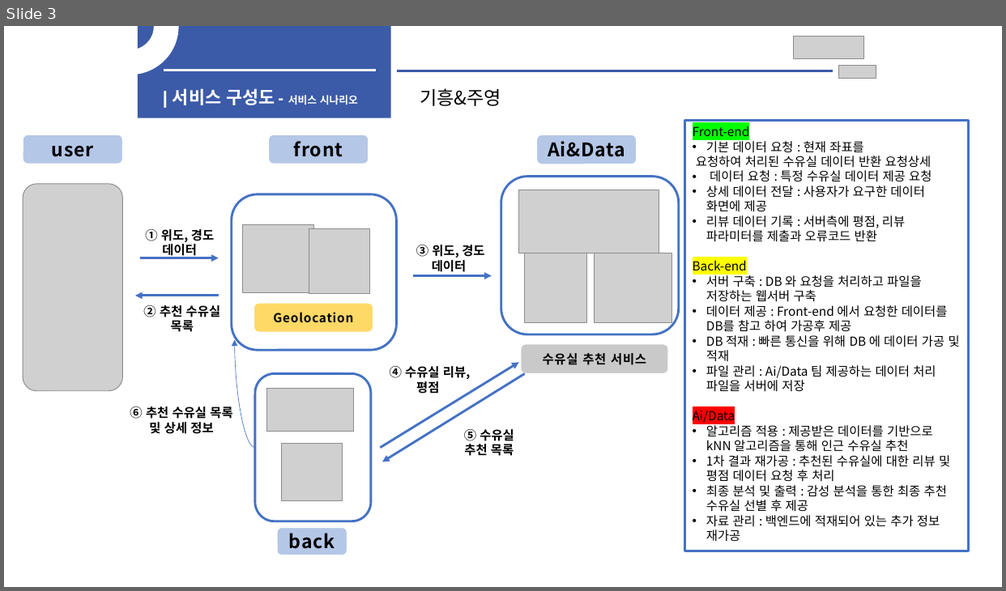
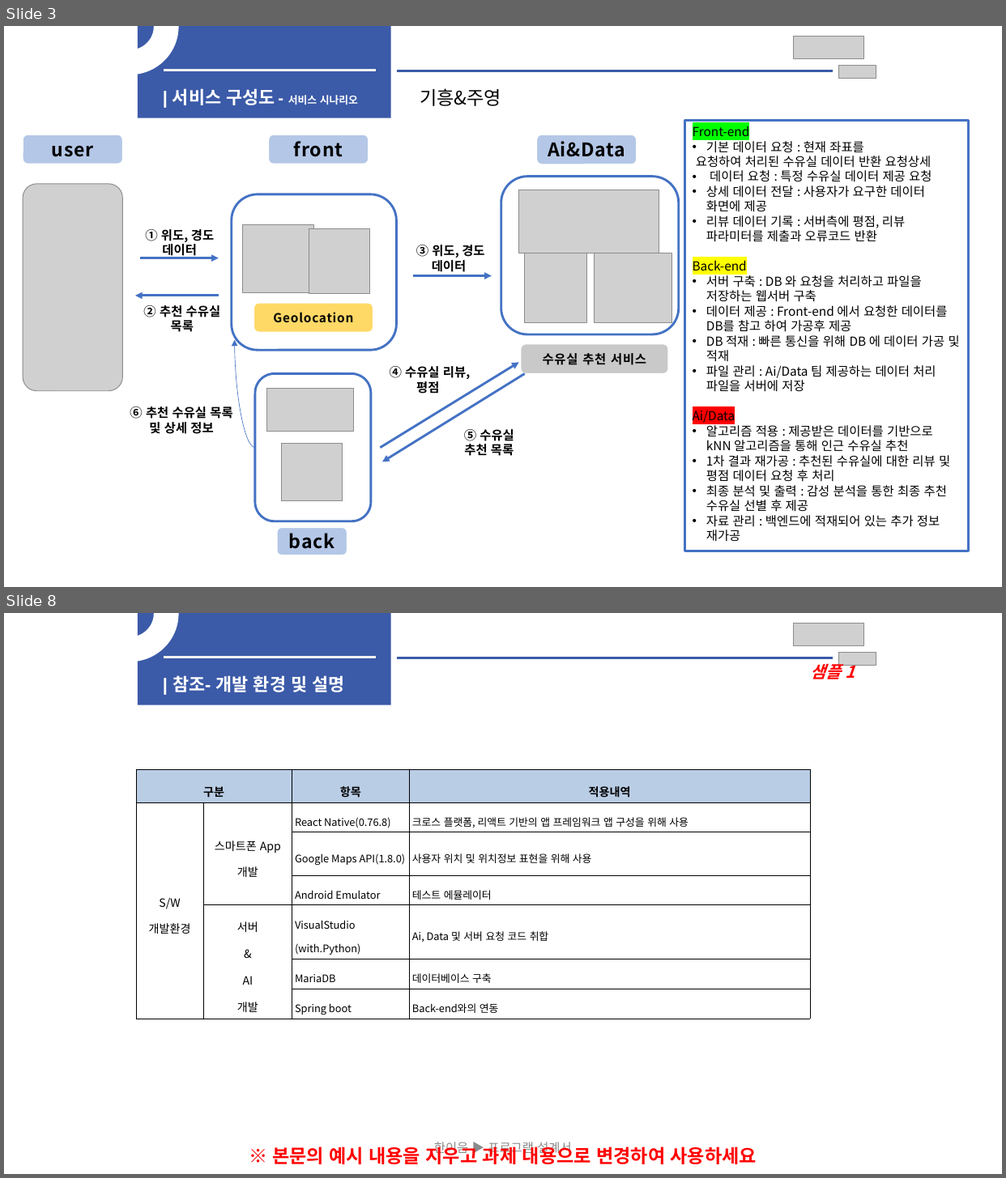
Before and after one commit to KimGiheung/-Headington, a slide deck: Document/Giheng-제작설계서.pptx. Shown one above the other, each under a label of ours: slide 3 before the commit, slides 3 and 8 after it; the slides between them are not shown. The pictures are 1006x591 and 1006x1178 pixels, drawn with LibreOffice and Linux fonts; fonts in the diff are those of the drawing; grey boxes stand for pictures. Boxes give left, top, right and bottom in pixels: in the first picture for what was removed or moved away, otherwise in the second. Text is boxed around its words. In the diff, an @@ line names an element or a change of style, - is before the commit and + after.

```diff
--- a/Document/Giheng-제작설계서.pptx
+++ b/Document/Giheng-제작설계서.pptx
@@ slide 8 added at box(4, 613, 1002, 1174), background #FFFFFF @@
@@ arch (boxed as its full ring) added at box(81, 613, 177, 662), fill #FFFFFF, outline #FFFFFF 1 pt @@
@@ rectangle added at box(138, 613, 391, 705), fill #3B5AA8 @@
@@ picture added at box(793, 624, 864, 647) @@
@@ line added from (164, 658) to (376, 658), #F2F2F2 2.25 pt @@
@@ line added from (397, 658) to (833, 658), #3B5AA8 2.25 pt @@
@@ text added at box(810, 660, 855, 682), 16 pt, text #FF0000, bold, italic @@
+샘플 1
@@ picture added at box(839, 652, 876, 665) @@
@@ text added at box(172, 675, 344, 692), 17 pt, text #FFFFFF, bold @@
+| 참조- 개발 환경 및 설명
@@ table added at box(136, 770, 809, 1019), 7 rows, 4 columns @@
+구분 |  | 항목 | 적용내역
+S/W / 개발환경 | 스마트폰 App / 개발 | React Native(0.76.8) | 크로스 플랫폼, 리액트 기반의 앱 프레임워크 앱 구성을 위해 사용
+ |  | Google Maps API(1.8.0) | 사용자 위치 및 위치정보 표현을 위해 사용
+ |  | Android Emulator | 테스트 에뮬레이터
+ | 서버 / & / AI / 개발 | VisualStudio / (with.Python) | Ai, Data 및 서버 요청 코드 취합
+ |  | MariaDB | 데이터베이스 구축
+ |  | Spring boot | Back-end와의 연동
@@ text added at box(272, 1144, 756, 1165), 18 pt, text #FF0000, bold @@
+※ 본문의 예시 내용을 지우고 과제 내용으로 변경하여 사용하세요
@@ text added at box(434, 1142, 571, 1157), 12 pt, text #8C8C8C @@
+한이음 ▶ 프로그램 설계서
```
Also in this commit, not shown: 2 slides changed, 3 other slides added, 1 other file.
